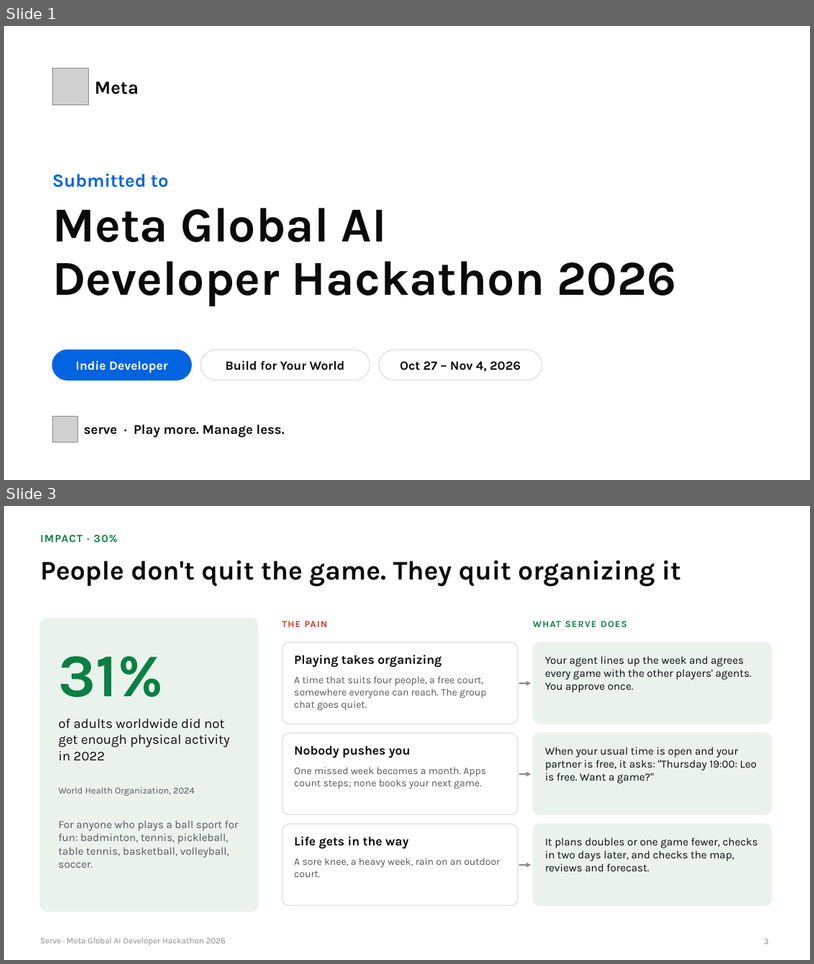
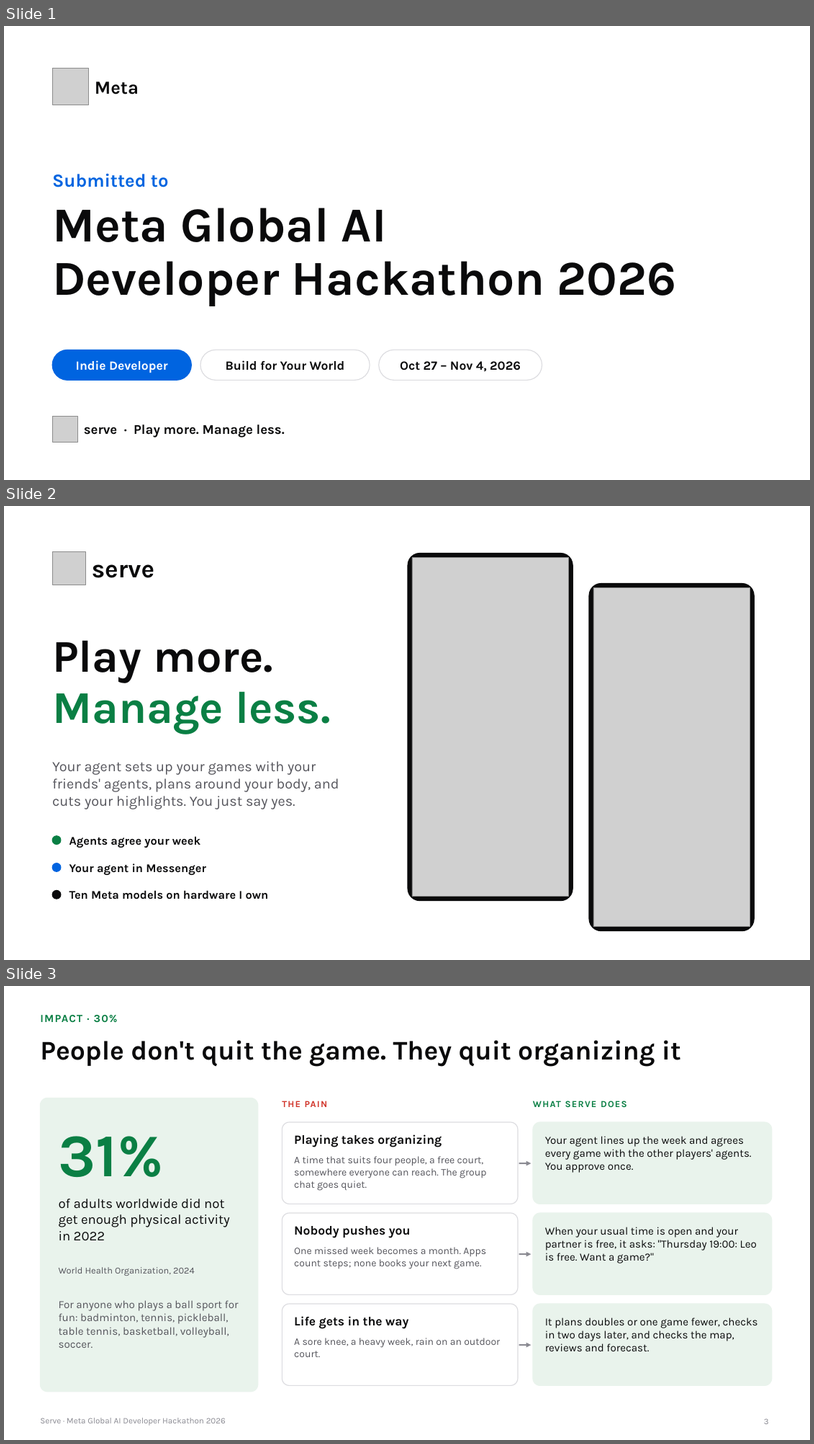
Before and after one commit to gino6178/serve-meta-hackathon, a slide deck: video/deck/Serve_Meta_deck.pptx. Shown one above the other, each under a label of ours: slides 1 and 3 before the commit, slides 1, 2 and 3 after it; the slides between them are not shown. The pictures are 814x964 and 814x1444 pixels, drawn with LibreOffice and Linux fonts; fonts in the diff are those of the drawing; grey boxes stand for pictures. Boxes give left, top, right and bottom in pixels: in the first picture for what was removed or moved away, otherwise in the second. Text is boxed around its words. In the diff, an @@ line names an element or a change of style, - is before the commit and + after.

```diff
--- a/video/deck/Serve_Meta_deck.pptx
+++ b/video/deck/Serve_Meta_deck.pptx
@@ slide 2 added at (4,506,810,960), background #FFFFFF @@
@@ picture added at (52,551,85,584) @@
@@ text added at (92,564,154,578), 30 pt, text #0A0A0B, bold @@
+serve
@@ rounded rectangle added at (408,554,574,901), fill #0A0A0B, outline #0A0A0B 1 pt @@
@@ picture added at (412,557,569,896) @@
@@ rounded rectangle added at (589,584,755,931), fill #0A0A0B, outline #0A0A0B 1 pt @@
@@ picture added at (594,587,751,926) @@
@@ text added at (52,640,330,734), 54 pt, text #0A7F44, bold @@
+Play more.
+Manage less.
@@ text added at (52,761,340,809), 17 pt, text #55555C @@
+Your agent sets up your games with your friends' agents, plans around your body, and cuts your highlights. You just say yes.
@@ ellipse added at (52,836,61,844), fill #0A7F44, outline #0A7F44 1 pt @@
@@ text added at (70,836,201,847), 14 pt, text #0A0A0B, bold @@
+Agents agree your week
@@ ellipse added at (52,863,61,871), fill #0064E0, outline #0064E0 1 pt @@
@@ text added at (70,863,206,875), 14 pt, text #0A0A0B, bold @@
+Your agent in Messenger
@@ ellipse added at (52,890,61,898), fill #0A0A0B, outline #0A0A0B 1 pt @@
@@ text added at (70,890,269,899), 14 pt, text #0A0A0B, bold @@
+Ten Meta models on hardware I own
```
Also in this commit, not shown: 8 slides changed, 1 other slide added, 3 slides removed, 11 other files.
